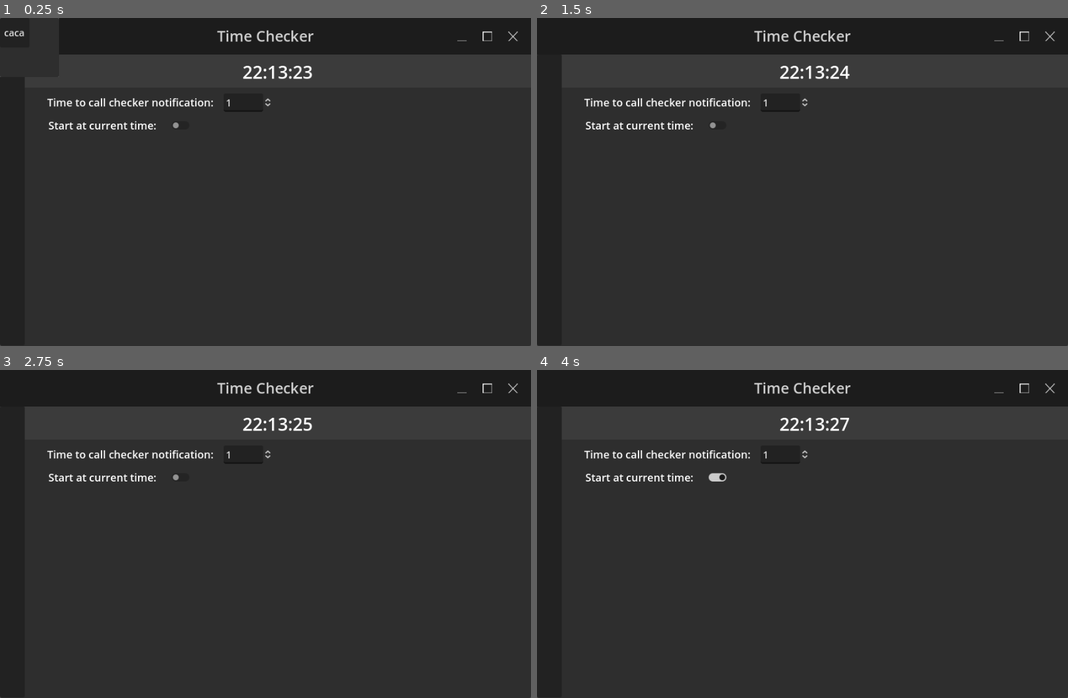
Above: before the commit, frames 1-4 (two rows, left to right).
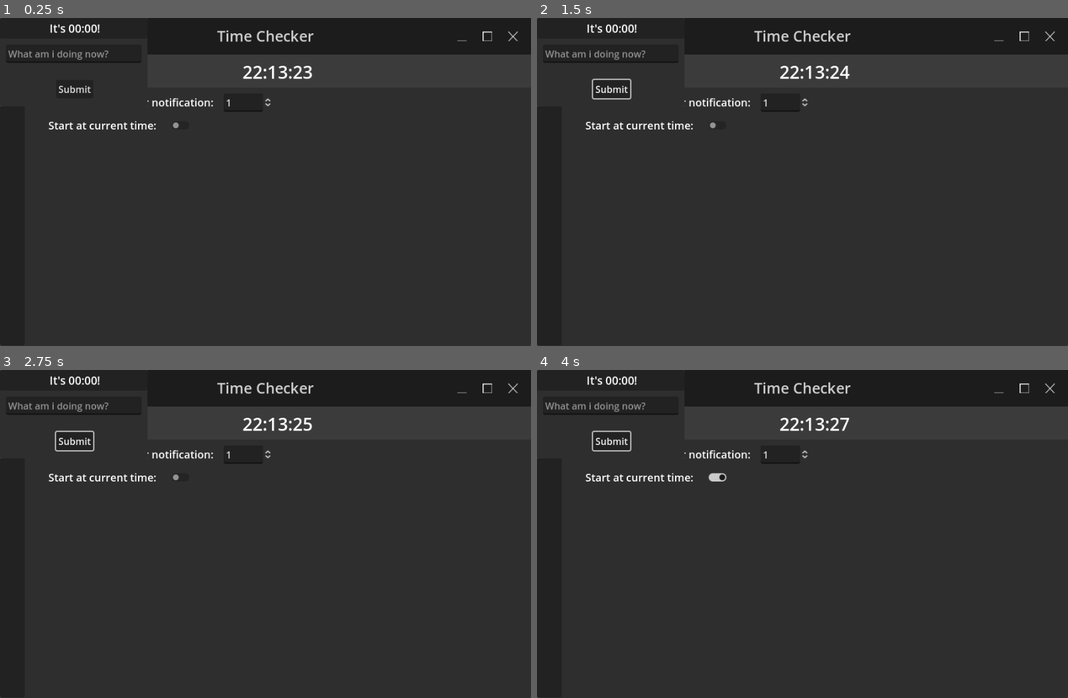
Above: after the commit, the same moments.

Repository: JellyLion/Time-Check
Game: Godot game, scene res://Main.tscn
The game is run twice, just before and just after one commit, with the same random seed, the same clock (stepped at 60 frames per second) and the same inputs.
Inputs (mouse positions are in pixels of both pictures, inside the frame that each line leads up to):
- Up to frame 1 (0.25 s): no input
- Up to frame 2 (1.5 s): click "caca" (after the commit: "Submit") at 0.5 s; click (998, 37) at 1.25 s
- Up to frame 3 (2.75 s): click (488, 389) at 2 s
- Up to frame 4 (4 s): click (717, 478) at 2.75 s; click (998, 389) at 3.5 s

The runs differ from the first frame. In frame 1, 1.1% of the frame differs, in the area x 0-28%, y 0-28%; in frame 2, 1.3%; in frame 3, 1.3%; in frame 4, 1.3%.

Commit message:
Made windows have notes and ways of submitting the notes

Diff:
--- a/Main.tscn
+++ b/Main.tscn
@@ -205,7 +205,6 @@
 size_flags_stretch_ratio = 12.48
 
 [node name="TimeCheckerNotification" parent="." instance=ExtResource("10_olkbf")]
-visible = false
 borderless = true
 
 [connection signal="call_time_checker_notification" from="." to="TimeCheckerNotification" method="_on_main_call_time_checker_notification"]
@@ -215,3 +214,7 @@
 [connection signal="minute_changed" from="Background/VBoxContainer/HBoxContainer/VBoxContainer/TimeAndDatePanel/CurrentTime" to="." method="_on_current_time_minute_changed"]
 [connection signal="value_changed" from="Background/VBoxContainer/HBoxContainer/VBoxContainer/TimeToCallNotification/SpinBox" to="." method="_on_spin_box_value_changed"]
 [connection signal="toggled" from="Background/VBoxContainer/HBoxContainer/VBoxContainer/StartOnCurrentTime/CheckButton" to="." method="_on_check_button_toggled"]
+[connection signal="text_changed" from="TimeCheckerNotification/HBoxContainer/VBoxContainer/WhatAmIDoingNote/LineEdit" to="TimeCheckerNotification" method="_on_line_edit_text_changed"]
+[connection signal="text_submitted" from="TimeCheckerNotification/HBoxContainer/VBoxContainer/WhatAmIDoingNote/LineEdit" to="TimeCheckerNotification" method="_on_line_edit_text_submitted"]
+
+[editable path="TimeCheckerNotification"]
--- a/Scenes/time_checker_notification.gd
+++ b/Scenes/time_checker_notification.gd
@@ -1,17 +1,26 @@
 extends Window
 
 var can_close_window:bool = false
+var notification_is_being_used := false
+var current_text : String
 
 func _on_main_call_time_checker_notification():
 	show()
-	can_close_window = true
 	await get_tree().create_timer(5.0).timeout
-	can_close_window = false
-	hide_window_by_timeout()
-
-func on_button_pressed():
-	if can_close_window:
+	if not notification_is_being_used:
 		hide()
 
-func hide_window_by_timeout():
+func _on_line_edit_text_changed(new_text):
+	#avoid closing notification window
+	notification_is_being_used = true
+	current_text = new_text
+
+func _on_line_edit_text_submitted(new_text):
+	#close notification and save the text.
+	notification_is_being_used = false
+	print("note submitted")
 	hide()
+
+func _on_button_pressed():
+	if notification_is_being_used:
+		_on_line_edit_text_submitted(current_text)
--- a/Scenes/time_checker_notification.tscn
+++ b/Scenes/time_checker_notification.tscn
@@ -1,20 +1,95 @@
-[gd_scene load_steps=2 format=3 uid="uid://dw4fdjei1l7yc"]
+[gd_scene load_steps=3 format=3 uid="uid://dw4fdjei1l7yc"]
 
 [ext_resource type="Script" path="res://Scenes/time_checker_notification.gd" id="1_bs4sx"]
 
+[sub_resource type="LabelSettings" id="LabelSettings_tn1b1"]
+font_size = 19
+
 [node name="TimeCheckerNotification" type="Window"]
+size = Vector2i(250, 150)
 always_on_top = true
 script = ExtResource("1_bs4sx")
 
-[node name="Panel" type="Panel" parent="."]
-offset_right = 100.0
-offset_bottom = 100.0
+[node name="BackGround" type="Panel" parent="."]
+offset_right = 250.0
+offset_bottom = 150.0
 
-[node name="Button" type="Button" parent="Panel"]
-layout_direction = 1
-layout_mode = 0
-offset_right = 50.0
-offset_bottom = 50.0
-text = "caca"
+[node name="TimeTellingBackground" type="Panel" parent="."]
+offset_right = 250.0
+offset_bottom = 35.0
 
-[connection signal="pressed" from="Panel/Button" to="." method="on_button_pressed"]
+[node name="HBoxContainer" type="HBoxContainer" parent="."]
+offset_right = 40.0
+offset_bottom = 40.0
+theme_override_constants/separation = 10
+
+[node name="Control" type="Control" parent="HBoxContainer"]
+layout_mode = 2
+size_flags_horizontal = 3
+
+[node name="VBoxContainer" type="VBoxContainer" parent="HBoxContainer"]
+layout_mode = 2
+size_flags_horizontal = 3
+
+[node name="Control2" type="Control" parent="HBoxContainer/VBoxContainer"]
+layout_mode = 2
+size_flags_vertical = 3
+
+[node name="TimeTelling" type="HBoxContainer" parent="HBoxContainer/VBoxContainer"]
+layout_mode = 2
+theme_override_constants/separation = 0
+
+[node name="Control" type="Control" parent="HBoxContainer/VBoxContainer/TimeTelling"]
+layout_mode = 2
+size_flags_horizontal = 3
+
+[node name="Label" type="Label" parent="HBoxContainer/VBoxContainer/TimeTelling"]
+layout_mode = 2
+text = "It's 00:00!"
+label_settings = SubResource("LabelSettings_tn1b1")
+horizontal_alignment = 1
+
+[node name="Control2" type="Control" parent="HBoxContainer/VBoxContainer/TimeTelling"]
+layout_mode = 2
+size_flags_horizontal = 3
+
+[node name="Control3" type="Control" parent="HBoxContainer/VBoxContainer"]
+custom_minimum_size = Vector2(0, 6)
+layout_mode = 2
+size_flags_vertical = 3
+
+[node name="WhatAmIDoingNote" type="HBoxContainer" parent="HBoxContainer/VBoxContainer"]
+layout_mode = 2
+
+[node name="LineEdit" type="LineEdit" parent="HBoxContainer/VBoxContainer/WhatAmIDoingNote"]
+custom_minimum_size = Vector2(230, 0)
+layout_mode = 2
+size_flags_horizontal = 3
+size_flags_vertical = 3
+placeholder_text = "What am i doing now?"
+clear_button_enabled = true
+
+[node name="Control3" type="Control" parent="HBoxContainer/VBoxContainer/WhatAmIDoingNote"]
+layout_mode = 2
+
+[node name="Control" type="Control" parent="HBoxContainer/VBoxContainer"]
+custom_minimum_size = Vector2(0, 21.985)
+layout_mode = 2
+size_flags_vertical = 3
+
+[node name="HBoxContainer" type="HBoxContainer" parent="HBoxContainer/VBoxContainer"]
+layout_mode = 2
+
+[node name="Control" type="Control" parent="HBoxContainer/VBoxContainer/HBoxContainer"]
+layout_mode = 2
+size_flags_horizontal = 3
+
+[node name="Button" type="Button" parent="HBoxContainer/VBoxContainer/HBoxContainer"]
+layout_mode = 2
+text = "Submit"
+
+[node name="Control2" type="Control" parent="HBoxContainer/VBoxContainer/HBoxContainer"]
+layout_mode = 2
+size_flags_horizontal = 3
+
+[connection signal="pressed" from="HBoxContainer/VBoxContainer/HBoxContainer/Button" to="." method="_on_button_pressed"]
